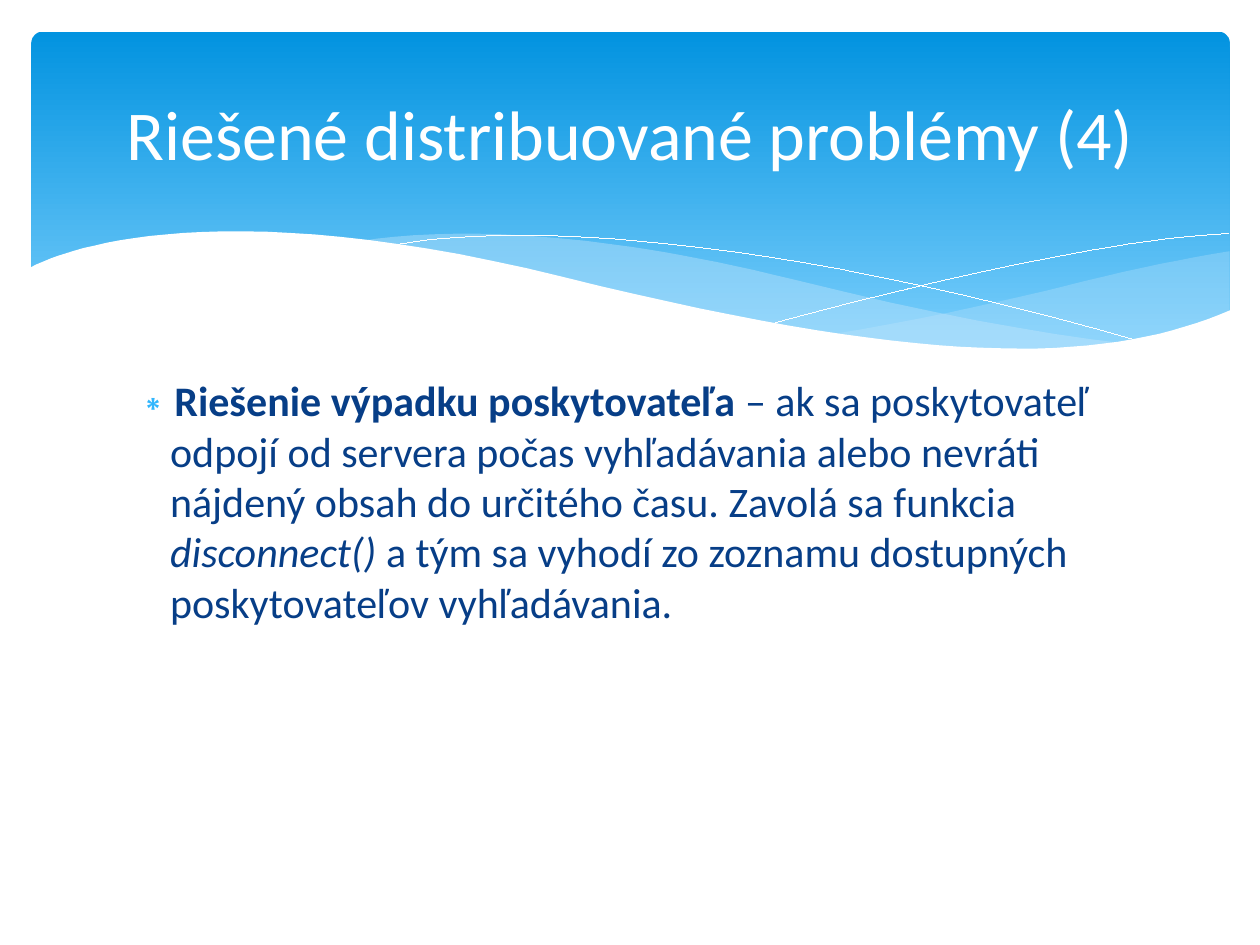
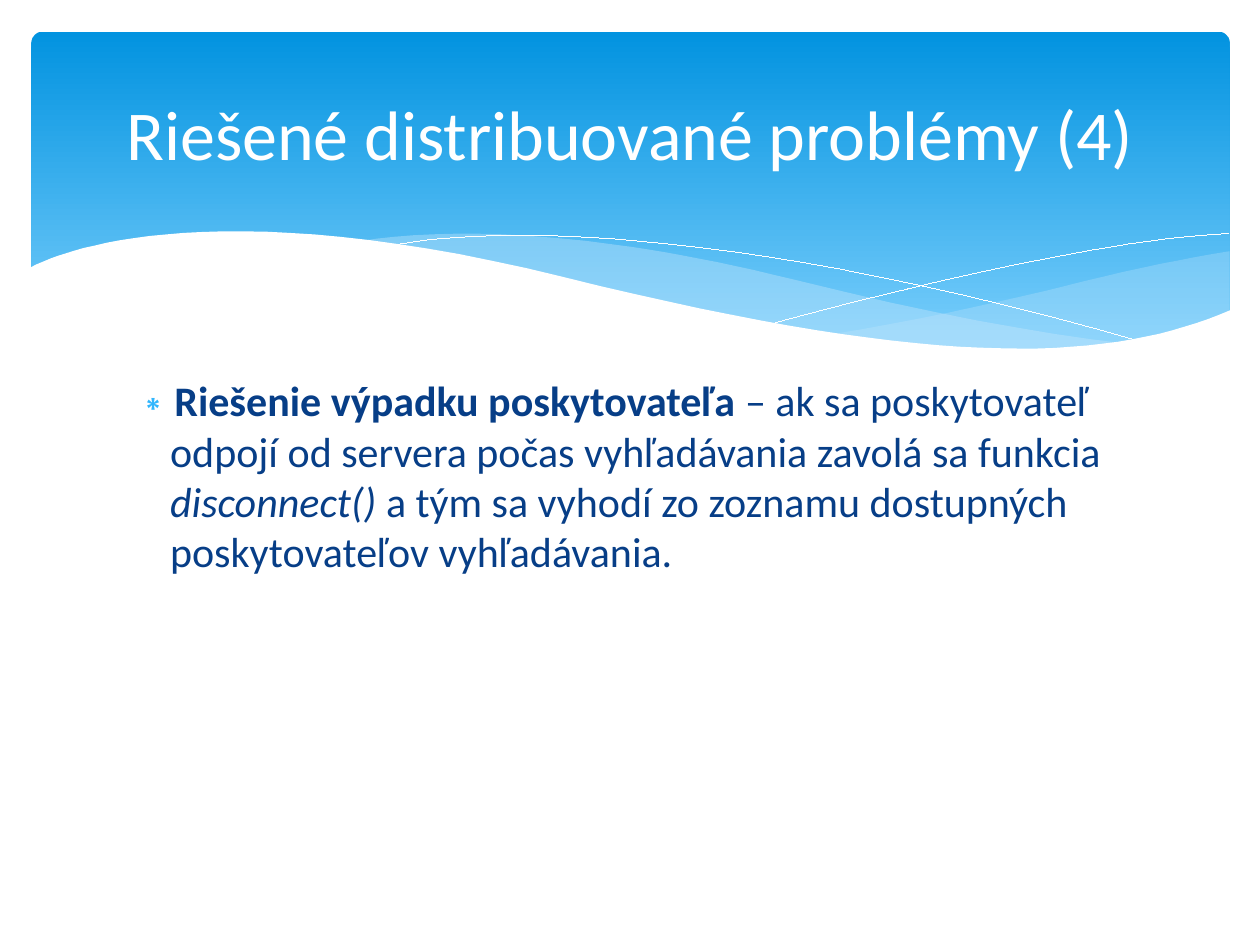
Before and after one commit to TomasHurban/DPrS_distribuovane_vyhladavanie, a slide deck: slide 9 of doc/presentation.ppt. Drawn at 1260x945 pixels with LibreOffice and Linux fonts; fonts in the diff are those of the drawing. Boxes give left, top, right and bottom in pixels: in the first picture for what was removed or moved away, otherwise in the second. Text is boxed around its words. In the diff, an @@ line names an element or a change of style, - is before the commit and + after.

```diff
--- a/doc/presentation.ppt
+++ b/doc/presentation.ppt
@@ text at [170, 386, 1101, 574]: text changed @@
-∗ Riešenie výpadku poskytovateľa – ak sa poskytovateľ odpojí od servera počas vyhľadávania alebo nevráti nájdený obsah do určitého času. Zavolá sa funkcia disconnect() a tým sa vyhodí zo zoznamu dostupných poskytovateľov vyhľadávania.
+∗ Riešenie výpadku poskytovateľa – ak sa poskytovateľ odpojí od servera počas vyhľadávania zavolá sa funkcia disconnect() a tým sa vyhodí zo zoznamu dostupných poskytovateľov vyhľadávania.
```
Also in this commit, not shown: 1 other slide changed, 2 other files.
